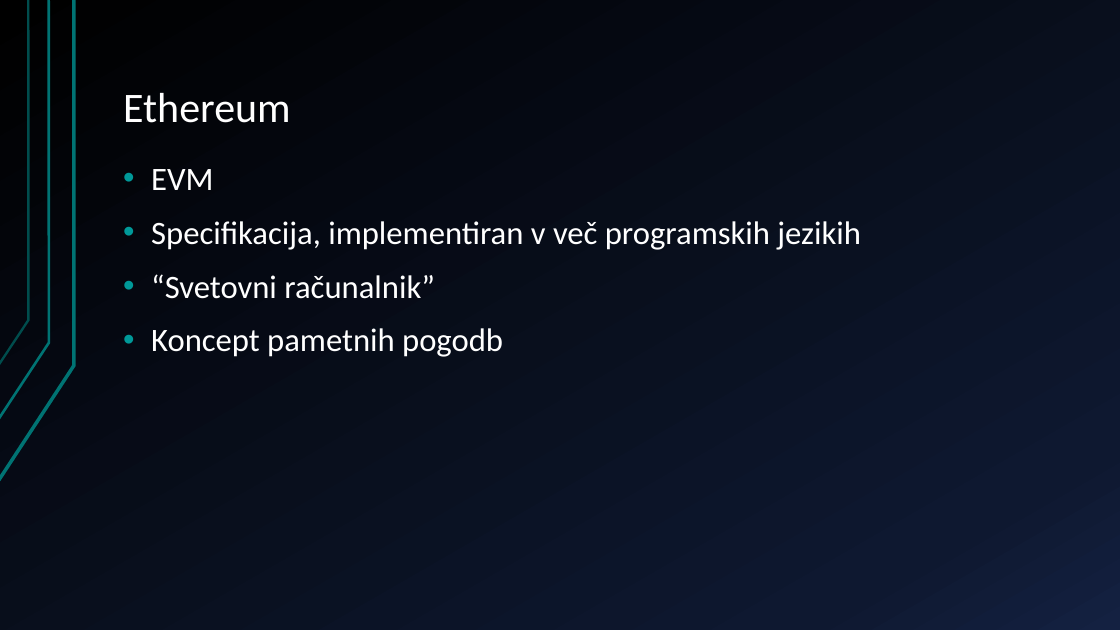
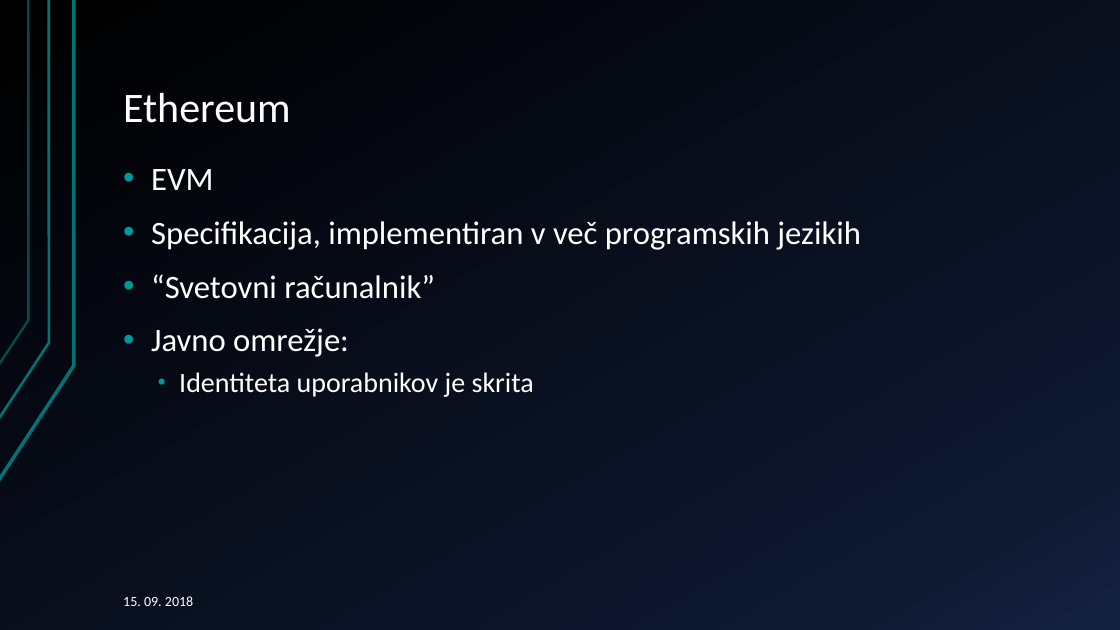
Before and after one commit to primozH/diploma, a slide deck: slide 8 of mikrostoritve decentralizacija.pptx (slide 7 before the commit). Drawn at 1120x630 pixels with LibreOffice and Linux fonts; fonts in the diff are those of the drawing. Boxes give left, top, right and bottom in pixels: in the first picture for what was removed or moved away, otherwise in the second. Text is boxed around its words. In the diff, an @@ line names an element or a change of style, - is before the commit and + after.

```diff
--- a/mikrostoritve decentralizacija.pptx
+++ b/mikrostoritve decentralizacija.pptx
@@ text at (151,328,534,397): text changed; size 28 to 24 pt @@
-• Koncept pametnih pogodb
+• Javno omrežje:
+  • Identiteta uporabnikov je skrita
@@ text added at (123,596,193,606), 12 pt, text #FFFFFF @@
+15. 09. 2018
```
Also in this commit, not shown: 8 other slides changed, 6 slides added, 4 slides removed.
